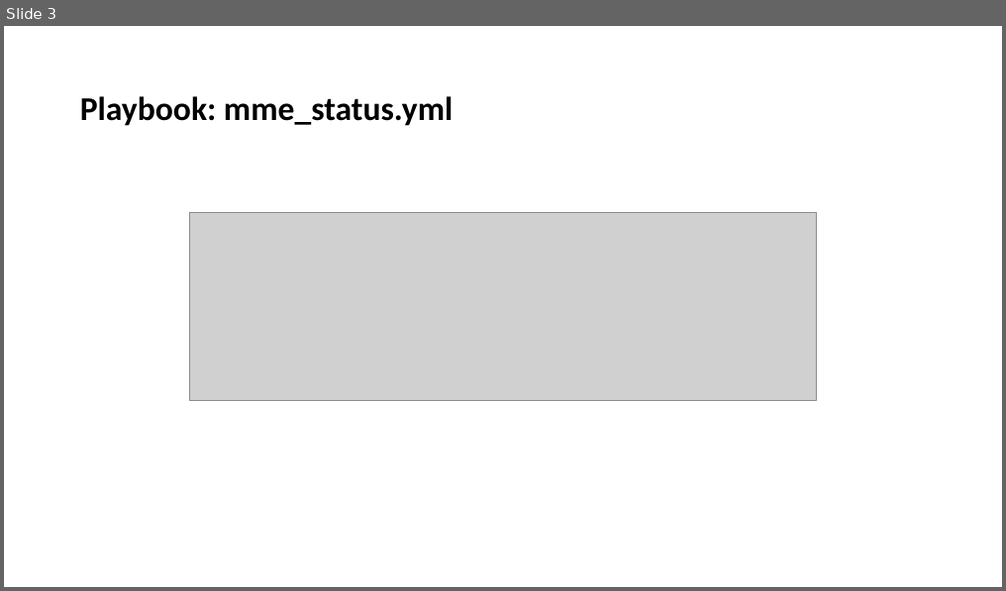
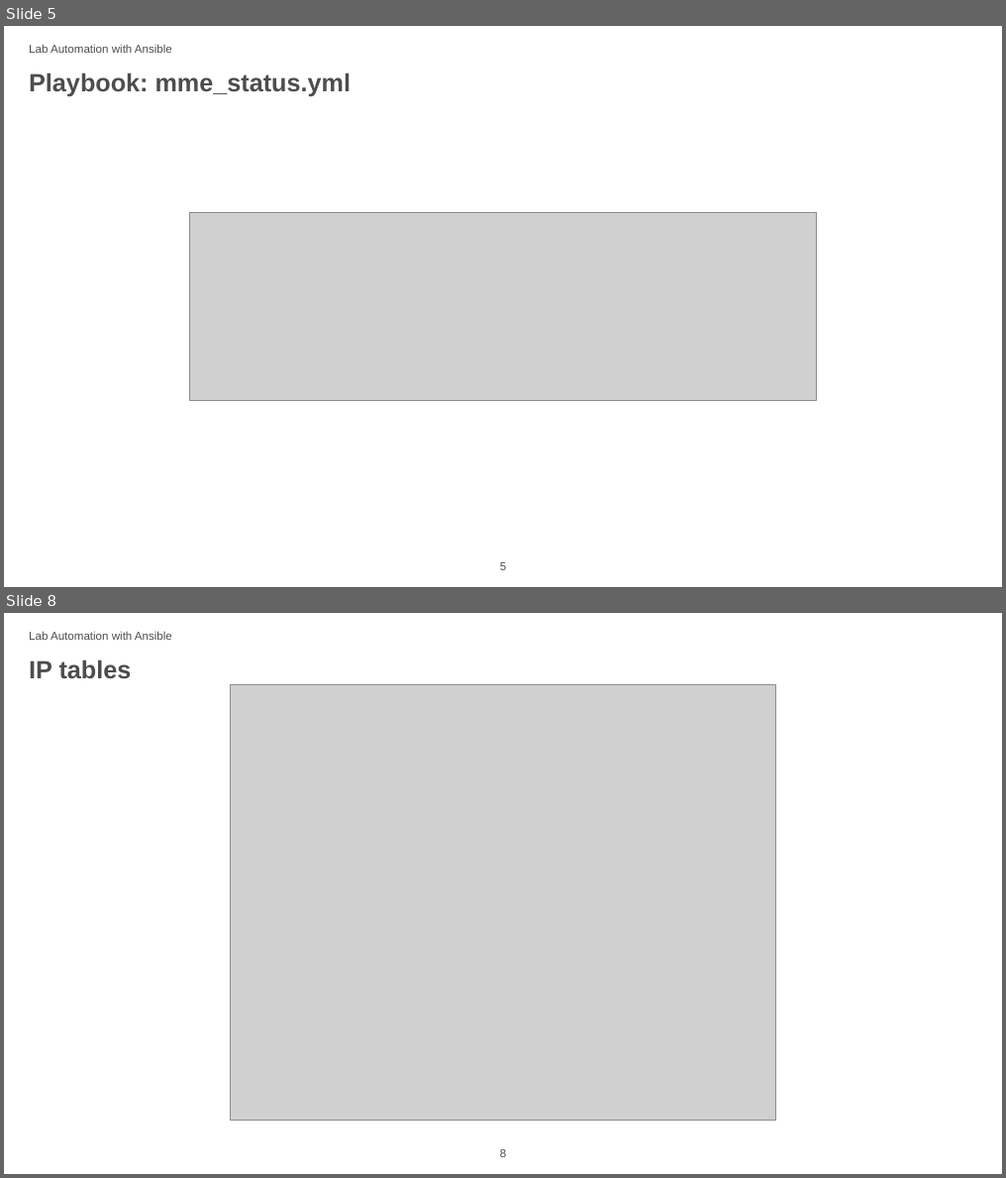
Before and after one commit to harshal-vaze/Automation-with-Ansible, a slide deck: Lab Automation.pptx. Shown one above the other, each under a label of ours: slide 3 before the commit, slides 5 and 8 after it; the slides between them are not shown. The pictures are 1006x591 and 1006x1178 pixels, drawn with LibreOffice and Linux fonts; fonts in the diff are those of the drawing; grey boxes stand for pictures; background and template pictures are left out. Boxes give left, top, right and bottom in pixels: in the first picture for what was removed or moved away, otherwise in the second. Text is boxed around its words. In the diff, an @@ line names an element or a change of style, - is before the commit and + after.

```diff
--- a/Lab Automation.pptx
+++ b/Lab Automation.pptx
@@ slide 8 added at bbox=[4, 613, 1002, 1174], background #FFFFFF; not listed: 1 template element that a slide beside it also shows @@
@@ text added at bbox=[29, 631, 172, 640], 11 pt, text #4D4D4D @@
+Lab Automation with Ansible
@@ title added at bbox=[29, 660, 132, 679], 24 pt, text #4D4D4D, bold @@
+IP tables
@@ picture added at bbox=[231, 684, 776, 1120] @@
@@ what was slide 3 is now slide 5 @@
@@ slide 5 changed as well @@
@@ text added at bbox=[29, 44, 172, 53], 11 pt, text #4D4D4D @@
+Lab Automation with Ansible
@@ title "Playbook: mme_status.yml": place and size @@
-title "Playbook: mme_status.yml" at bbox=[80, 96, 452, 126]
+title "Playbook: mme_status.yml" at bbox=[29, 73, 350, 96]
@@ title "Playbook: mme_status.yml" at bbox=[29, 73, 350, 96]: size 32 to 24 pt, font Calibri to Arial, text colour #000000 to #4D4D4D; vertical alignment middle to top @@
@@ page number added at bbox=[500, 563, 506, 570], 11 pt, text #4B4B4B @@
+5
```
Also in this commit, not shown: 3 other slides changed, 14 other slides added, 1 slide removed, 1 other file.
